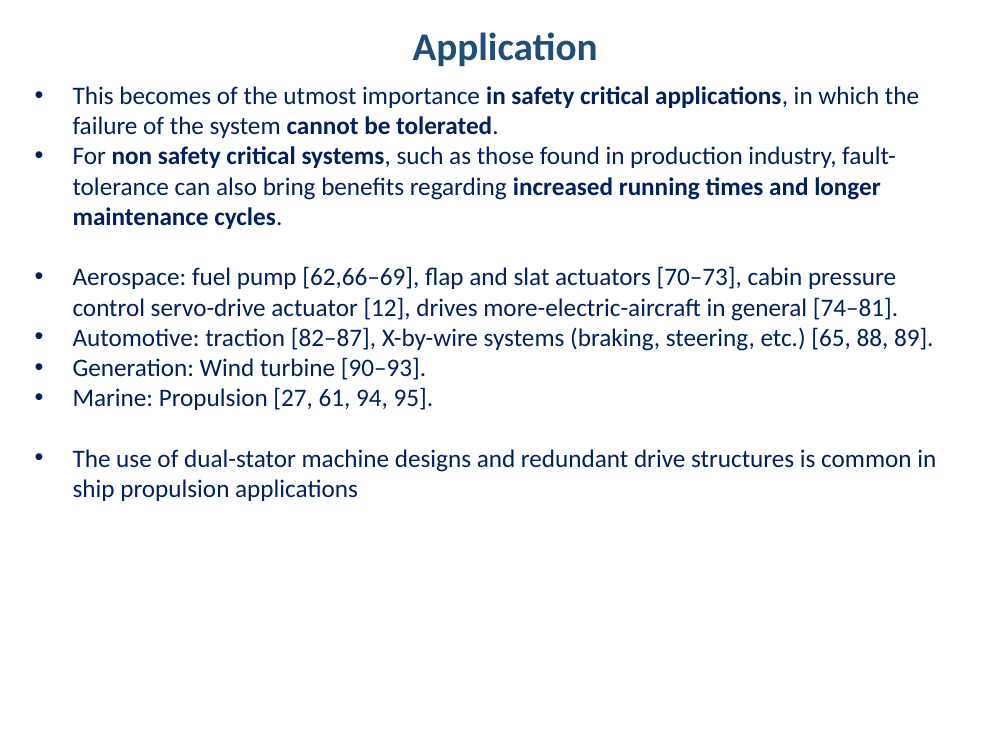
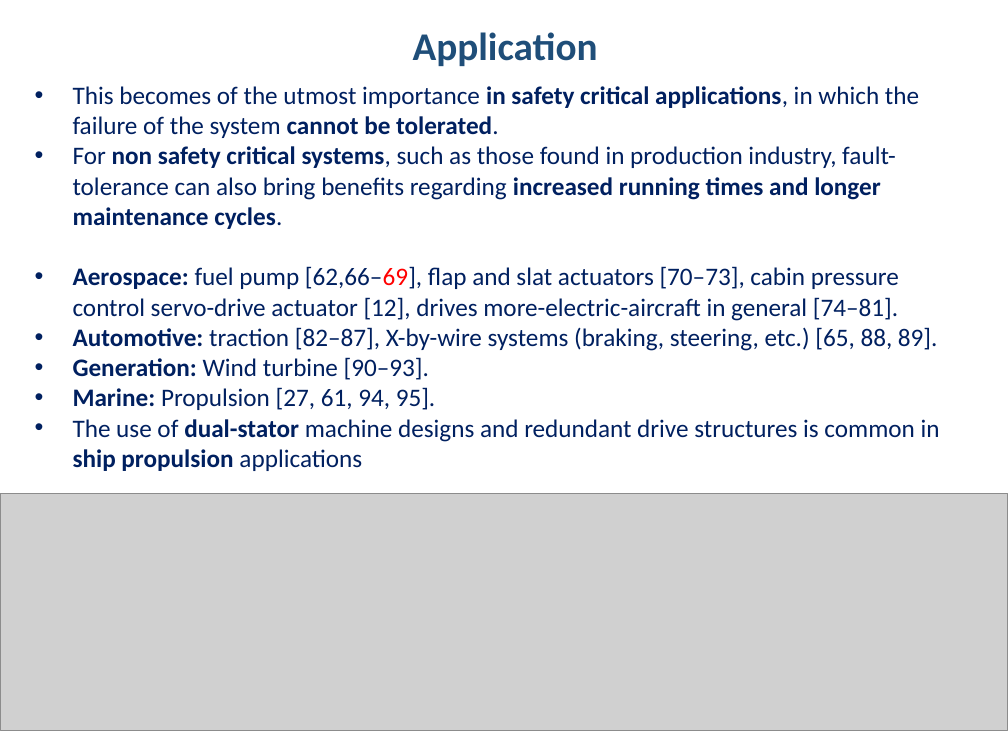
Before and after one commit to hakanpolat/IMMD, a slide deck: slide 46 of Literature/immd_ver2_research.pptx (slide 40 before the commit). Drawn at 1008x756 pixels with LibreOffice and Linux fonts; fonts in the diff are those of the drawing; grey boxes stand for pictures. Boxes give left, top, right and bottom in pixels: in the first picture for what was removed or moved away, otherwise in the second. Text is boxed around its words. In the diff, an @@ line names an element or a change of style, - is before the commit and + after.

```diff
--- a/Literature/immd_ver2_research.pptx
+++ b/Literature/immd_ver2_research.pptx
@@ text at <box>73,266,940,471</box>: text colour #002060 to #FF0000 in "[62,66–69],"; bold on in "Aerospace:", "Automotive:", "Generation:", "Marine:" and 1 more places @@
@@ picture added at <box>0,493,1008,731</box> @@
```
Also in this commit, not shown: 10 other slides changed, 12 slides added, 1 slide removed, 1 other file.
